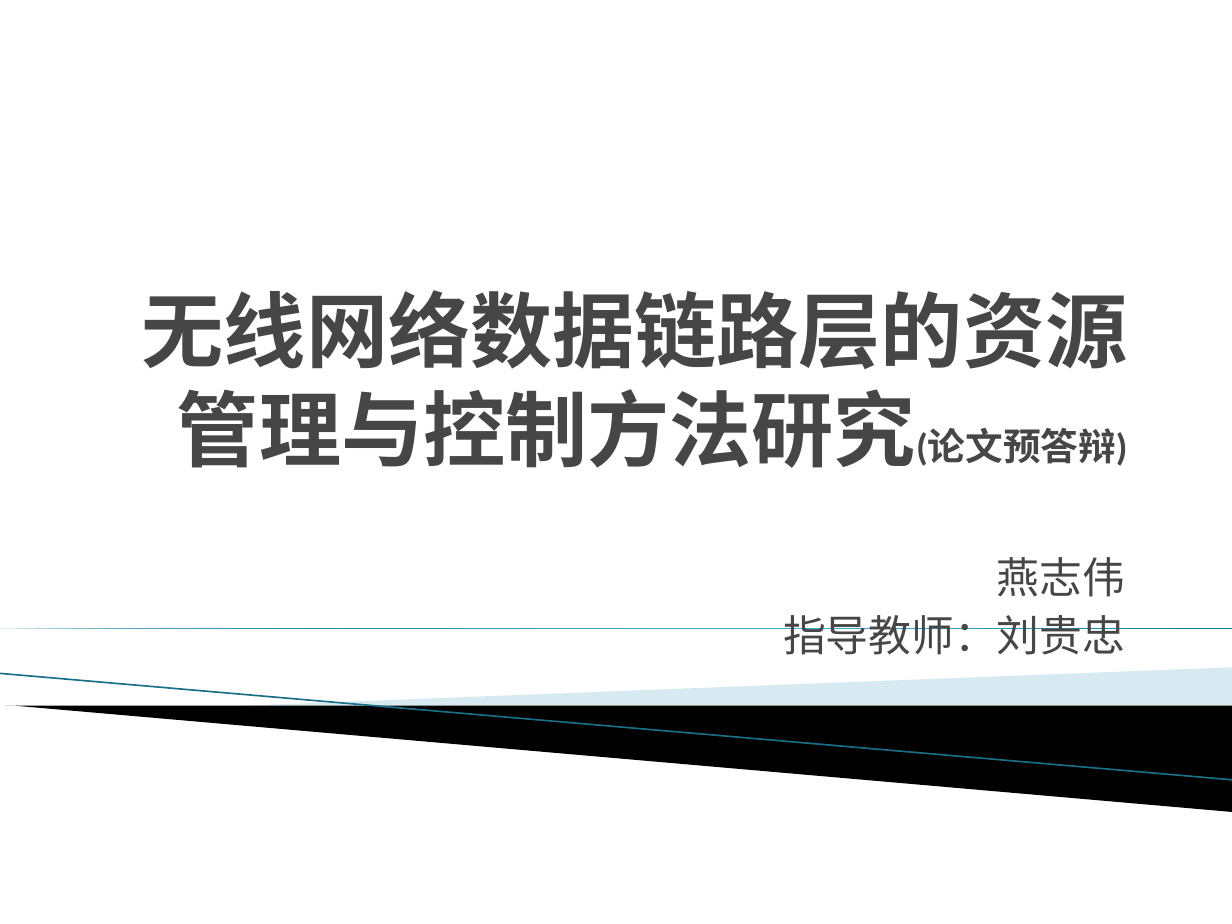
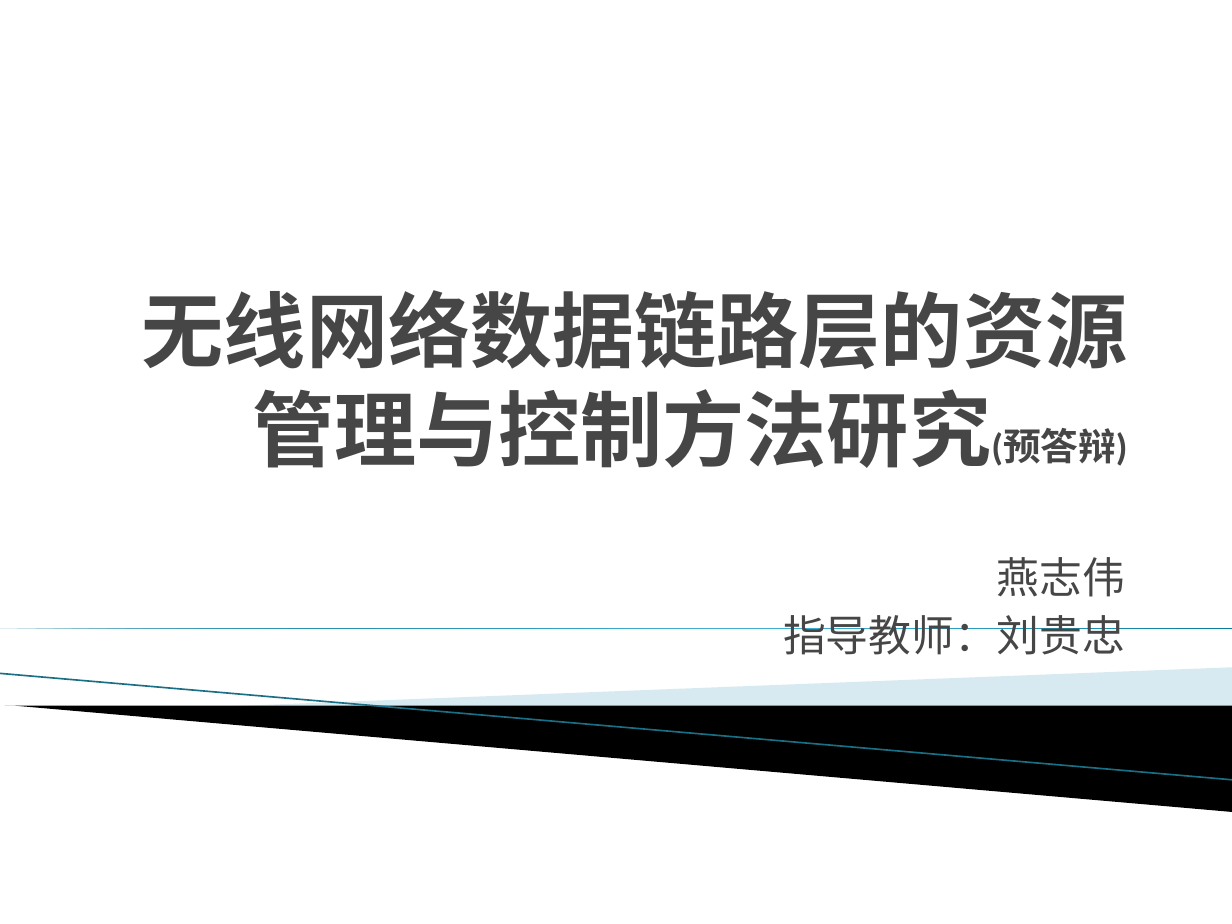
Before and after one commit to ZhiweiYAN/yzw_thesis, a slide deck: slide 1 of defense_phd.pptx. Drawn at 1232x924 pixels with LibreOffice and Linux fonts; fonts in the diff are those of the drawing; background and template pictures are left out. Boxes give left, top, right and bottom in pixels: in the first picture for what was removed or moved away, otherwise in the second. Text is boxed around its words. In the diff, an @@ line names an element or a change of style, - is before the commit and + after.

```diff
--- a/defense_phd.pptx
+++ b/defense_phd.pptx
@@ title at box(142, 290, 1127, 468): text changed @@
-无线网络数据链路层的资源管理与控制方法研究(论文预答辩)
+无线网络数据链路层的资源管理与控制方法研究(预答辩)
```
Also in this commit, not shown: 1 other slide changed, 21 slides added, 1 other file.
